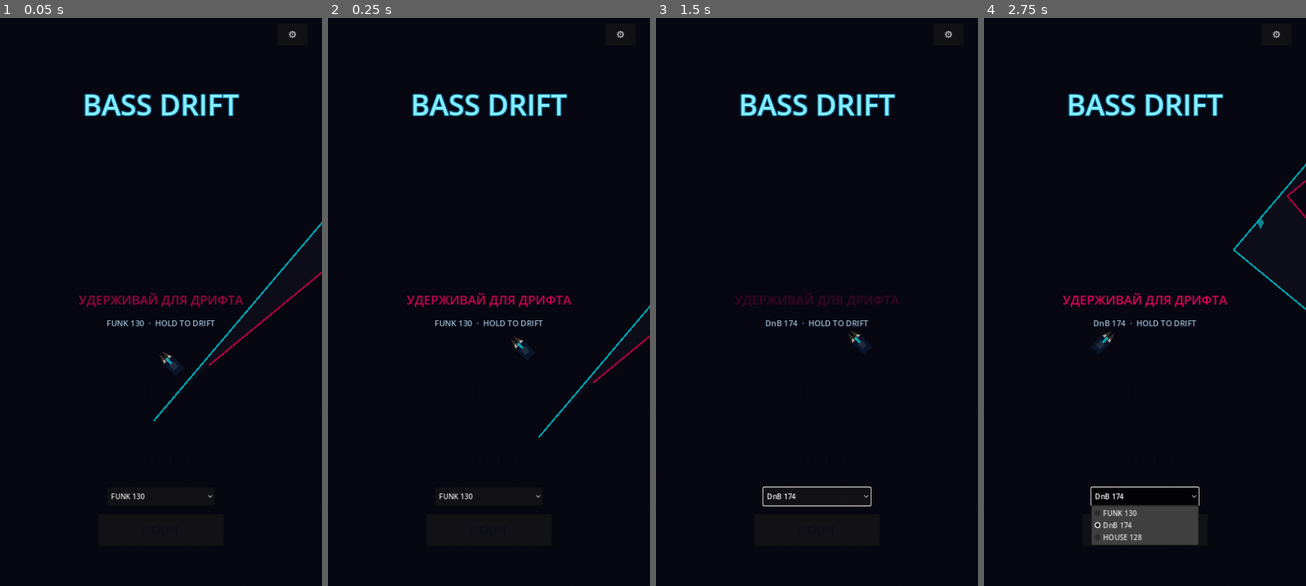
Above: before the commit, frames 1-4 (left to right).
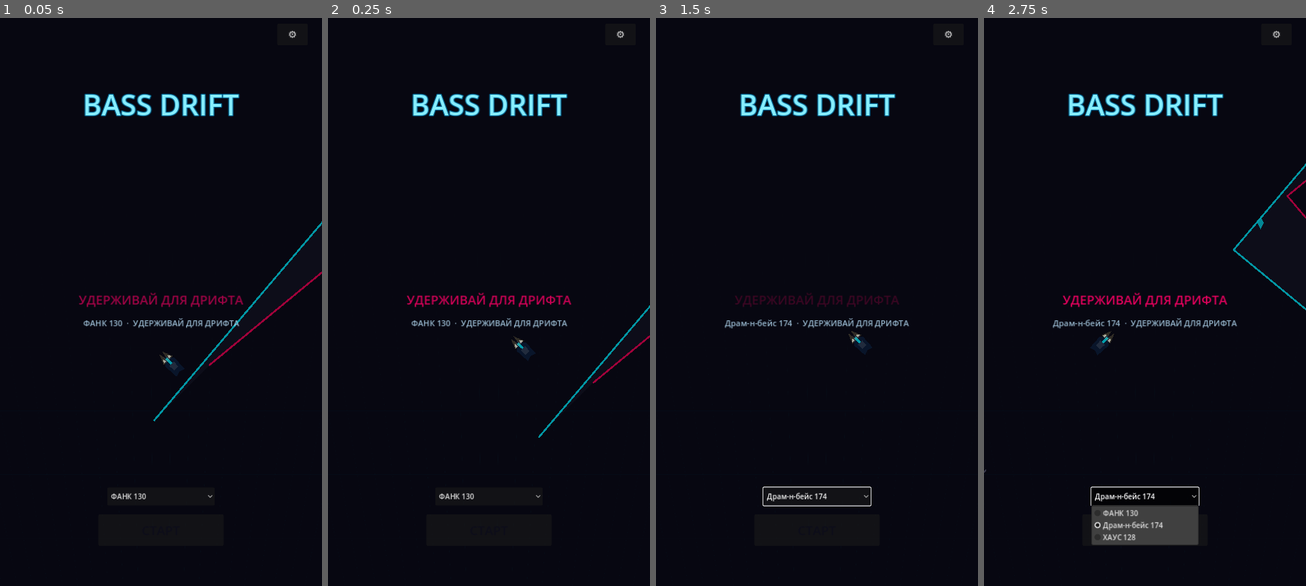
Above: after the commit, the same moments.

Repository: alekseevich47/bassdrift
Game: Godot game, scene res://scenes/Main.tscn
The game is run twice, just before and just after one commit, with the same random seed, the same clock (stepped at 60 frames per second) and the same inputs.
Inputs:
- Up to frame 1 (0.05 s): no input
- Up to frame 2 (0.25 s): no input
- Up to frame 3 (1.5 s): click "FUNK 130" (after the commit: "ФАНК 130") at 0.5 s; click "СТАРТ" at 1.25 s
- Up to frame 4 (2.75 s): click "DnB 174" (after the commit: "Драм-н-бейс 174") at 2 s

The runs differ from the first frame. In frame 1, 0.5% of the frame differs, in the area x 25-75%, y 52-85%; in frame 2, 0.5%; in frame 3, 0.6%; in frame 4, 0.9%, in the area x 0-79%, y 52-92%.

Commit message:
Fix RU UI strings and world-space skid marks
Localize all player-facing UI to Russian; parent skid Line2D under
SkidLayer so trails stay in world space; add ИДЕАЛЬНЫЙ ДРИФТ toast.

Co-authored-by: alekseevich47 <alekseevich47@users.noreply.github.com>

Diff:
--- a/autoload/GameState.gd
+++ b/autoload/GameState.gd
@@ -34,9 +34,9 @@
 ]
 
 const BPM_PRESETS := [
-	{"name": "FUNK 130", "bpm": 130.0},
-	{"name": "DnB 174", "bpm": 174.0},
-	{"name": "HOUSE 128", "bpm": 128.0},
+	{"name": "ФАНК 130", "bpm": 130.0},
+	{"name": "Драм-н-бейс 174", "bpm": 174.0},
+	{"name": "ХАУС 128", "bpm": 128.0},
 ]
 
 var selected_preset: int = 0
--- a/scenes/Main.tscn
+++ b/scenes/Main.tscn
@@ -58,6 +58,9 @@
 
 [node name="RoadManager" parent="." instance=ExtResource("3_road")]
 
+[node name="SkidLayer" type="Node2D" parent="."]
+z_index = -1
+
 [node name="Car" parent="." instance=ExtResource("4_car")]
 position = Vector2(360, 1000)
 
--- a/scenes/UI.tscn
+++ b/scenes/UI.tscn
@@ -74,7 +74,7 @@
 grow_vertical = 2
 theme_override_colors/font_color = Color(0.7, 0.85, 0.95, 0.85)
 theme_override_font_sizes/font_size = 18
-text = "FUNK 130"
+text = "ФАНК 130"
 horizontal_alignment = 1
 
 [node name="PresetOption" type="OptionButton" parent="StartScreen"]
@@ -160,8 +160,31 @@
 grow_horizontal = 2
 theme_override_colors/font_color = Color(1, 0.2, 0.45, 1)
 theme_override_font_sizes/font_size = 22
-text = "COMBO x2"
-horizontal_alignment = 1
+text = "КОМБО ×2"
+horizontal_alignment = 1
+
+[node name="PerfectToast" type="Label" parent="HUD"]
+visible = false
+layout_mode = 1
+anchors_preset = 8
+anchor_left = 0.5
+anchor_top = 0.5
+anchor_right = 0.5
+anchor_bottom = 0.5
+offset_left = -220.0
+offset_top = -80.0
+offset_right = 220.0
+offset_bottom = -20.0
+grow_horizontal = 2
+grow_vertical = 2
+theme_override_colors/font_color = Color(0, 0.94, 1, 1)
+theme_override_colors/font_outline_color = Color(0, 0.25, 0.4, 1)
+theme_override_constants/outline_size = 6
+theme_override_font_sizes/font_size = 32
+text = "ИДЕАЛЬНЫЙ ДРИФТ"
+horizontal_alignment = 1
+vertical_alignment = 1
+pivot_offset = Vector2(220, 30)
 
 [node name="GameOver" type="Control" parent="."]
 visible = false
@@ -193,7 +216,7 @@
 grow_horizontal = 2
 theme_override_colors/font_color = Color(1, 0.25, 0.5, 1)
 theme_override_font_sizes/font_size = 36
-text = "CRASH"
+text = "АВАРИЯ"
 horizontal_alignment = 1
 
 [node name="ScoreValue" type="Label" parent="GameOver"]
@@ -223,7 +246,7 @@
 grow_horizontal = 2
 theme_override_colors/font_color = Color(0.6, 0.8, 0.9, 1)
 theme_override_font_sizes/font_size = 22
-text = "BEST  0"
+text = "РЕКОРД  0"
 horizontal_alignment = 1
 
 [node name="PercentValue" type="Label" parent="GameOver"]
@@ -238,7 +261,7 @@
 grow_horizontal = 2
 theme_override_colors/font_color = Color(0.5, 0.75, 0.85, 1)
 theme_override_font_sizes/font_size = 20
-text = "0% TRACK"
+text = "0% ТРЕКА"
 horizontal_alignment = 1
 
 [node name="AgainButton" type="Button" parent="GameOver"]
@@ -300,7 +323,7 @@
 offset_bottom = 410.0
 grow_horizontal = 2
 theme_override_font_sizes/font_size = 28
-text = "SETTINGS"
+text = "НАСТРОЙКИ"
 horizontal_alignment = 1
 
 [node name="VolLabel" type="Label" parent="Settings"]
@@ -308,7 +331,7 @@
 offset_top = 440.0
 offset_right = 400.0
 offset_bottom = 470.0
-text = "Volume"
+text = "Громкость"
 
 [node name="VolumeSlider" type="HSlider" parent="Settings"]
 offset_left = 120.0
@@ -321,7 +344,7 @@
 offset_top = 540.0
 offset_right = 500.0
 offset_bottom = 570.0
-text = "Audio calib (ms)"
+text = "Калибровка звука (мс)"
 
 [node name="OffsetSlider" type="HSlider" parent="Settings"]
 offset_left = 120.0
@@ -336,7 +359,7 @@
 offset_top = 620.0
 offset_right = 300.0
 offset_bottom = 650.0
-text = "+0 ms"
+text = "+0 мс"
 
 [node name="Metronome" type="ColorRect" parent="Settings"]
 offset_left = 520.0
@@ -350,7 +373,7 @@
 offset_top = 700.0
 offset_right = 400.0
 offset_bottom = 730.0
-text = "Neon skins"
+text = "Неоновые скины"
 
 [node name="SkinBox" type="HBoxContainer" parent="Settings"]
 offset_left = 120.0
@@ -364,4 +387,4 @@
 offset_top = 860.0
 offset_right = 480.0
 offset_bottom = 920.0
-text = "CLOSE"
+text = "ЗАКРЫТЬ"
--- a/scripts/Car.gd
+++ b/scripts/Car.gd
@@ -28,16 +28,17 @@
 @onready var headlight_r: Polygon2D = $HeadlightR
 @onready var spark_particles: GPUParticles2D = $SparkTrail
 @onready var crash_particles: GPUParticles2D = $CrashBurst
-@onready var skid_root: Node2D = $SkidMarks
-
+
+## World-space parent for skid Line2D (must NOT rotate/move with the car).
+var skid_world: Node2D = null
 var _skid_left: Line2D
 var _skid_right: Line2D
 var _active_skids: Array[Dictionary] = []
 var _holding_skid: bool = false
+var _skids_built: bool = false
 
 
 func _ready() -> void:
-	_build_skid_emitters()
 	_apply_skin(GameState.get_skin_colors())
 	GameState.skin_changed.connect(_on_skin_changed)
 	spark_particles.emitting = false
@@ -49,6 +50,9 @@
 		_make_additive($HeadlightGlowL)
 	if has_node("HeadlightGlowR"):
 		_make_additive($HeadlightGlowR)
+	# Hide legacy child if present — skids live in world layer.
+	if has_node("SkidMarks"):
+		$SkidMarks.visible = false
 
 
 func _make_additive(node: CanvasItem) -> void:
@@ -91,17 +95,38 @@
 	crash_particles.process_material = cmat
 
 
+func set_skid_parent(parent: Node2D) -> void:
+	skid_world = parent
+	_build_skid_emitters()
+
+
 func _build_skid_emitters() -> void:
-	_skid_left = Line2D.new()
-	_skid_right = Line2D.new()
-	for line in [_skid_left, _skid_right]:
-		line.width = 3.0
-		line.default_color = Color(0.7, 0.7, 0.85, 0.55)
-		line.antialiased = true
-		line.begin_cap_mode = Line2D.LINE_CAP_ROUND
-		line.end_cap_mode = Line2D.LINE_CAP_ROUND
-		line.z_index = -1
-		skid_root.add_child(line)
+	if skid_world == null:
+		return
+	# Tear down previous emitters if rebinding
+	if _skid_left and is_instance_valid(_skid_left):
+		_skid_left.queue_free()
+	if _skid_right and is_instance_valid(_skid_right):
+		_skid_right.queue_free()
+	_clear_frozen_skids()
+
+	_skid_left = _make_skid_line()
+	_skid_right = _make_skid_line()
+	skid_world.add_child(_skid_left)
+	skid_world.add_child(_skid_right)
+	_skids_built = true
+
+
+func _make_skid_line() -> Line2D:
+	var line := Line2D.new()
+	line.width = 3.0
+	line.default_color = Color(0.7, 0.7, 0.85, 0.55)
+	line.antialiased = true
+	line.begin_cap_mode = Line2D.LINE_CAP_ROUND
+	line.end_cap_mode = Line2D.LINE_CAP_ROUND
+	line.z_index = -1
+	line.top_level = false
+	return line
 
 
 func _on_skin_changed(_idx: int) -> void:
@@ -113,9 +138,7 @@
 	cabin.color = colors[0].lightened(0.15)
 	headlight_l.color = colors[2]
 	headlight_r.color = colors[2]
-	# Accent outline via modulate on hull children feel
 	hull.modulate = Color(1, 1, 1, 1)
-	# Rebuild hull with accent edge as second poly if needed — keep simple
 	if has_node("AccentStripe"):
 		$AccentStripe.color = colors[1]
 
@@ -133,14 +156,28 @@
 	spark_particles.emitting = false
 	visible = true
 	modulate = Color.WHITE
-	for line in [_skid_left, _skid_right]:
-		line.clear_points()
 	_holding_skid = false
-	# Clear faded skids
-	for child in skid_root.get_children():
-		if child != _skid_left and child != _skid_right:
-			child.queue_free()
+	if _skid_left and is_instance_valid(_skid_left):
+		_skid_left.clear_points()
+	if _skid_right and is_instance_valid(_skid_right):
+		_skid_right.clear_points()
+	_clear_frozen_skids()
+
+
+func _clear_frozen_skids() -> void:
+	for entry in _active_skids:
+		var left: Line2D = entry.get("left")
+		var right: Line2D = entry.get("right")
+		if left and is_instance_valid(left):
+			left.queue_free()
+		if right and is_instance_valid(right):
+			right.queue_free()
 	_active_skids.clear()
+	# Also wipe any leftover children on the world layer (except active emitters)
+	if skid_world:
+		for child in skid_world.get_children():
+			if child != _skid_left and child != _skid_right:
+				child.queue_free()
 
 
 func set_road(r: Node2D) -> void:
@@ -165,17 +202,14 @@
 	_update_target_dir()
 	_detect_turn_edge()
 
-	# Velocity direction lerp
 	velocity_dir = velocity_dir.lerp(target_dir, clampf(VEL_LERP * delta, 0.0, 1.0)).normalized()
 	global_position += velocity_dir * BASE_SPEED * delta
 
-	# Visual slip: hull rotates faster toward target
 	var vel_angle := velocity_dir.angle()
 	var tgt_angle := target_dir.angle()
 	slip_angle = wrapf(tgt_angle - vel_angle, -PI, PI)
 
-	var hull_target := slip_angle
-	hull.rotation = lerp_angle(hull.rotation, hull_target, clampf(HULL_LERP * delta, 0.0, 1.0))
+	hull.rotation = lerp_angle(hull.rotation, slip_angle, clampf(HULL_LERP * delta, 0.0, 1.0))
 	rotation = vel_angle + PI * 0.5
 
 	_update_skids(delta)
@@ -188,7 +222,6 @@
 	if autopilot and road and road.has_method("get_autopilot_dir"):
 		target_dir = road.get_autopilot_dir(global_position)
 		return
-	# Finger up → LEFT, finger down → RIGHT
 	if finger_down:
 		target_dir = DIR_RIGHT
 	else:
@@ -203,16 +236,20 @@
 
 
 func _update_skids(delta: float) -> void:
+	if not _skids_built or skid_world == null:
+		return
+
 	var slipping := absf(slip_angle) > SKID_SLIP_THRESHOLD
 	if slipping and alive:
 		if not _holding_skid:
 			_holding_skid = true
 			_skid_left.clear_points()
 			_skid_right.clear_points()
+		# World-space points — skid_world stays at identity under Main.
 		var side := velocity_dir.orthogonal().normalized() * 8.0
-		_skid_left.add_point(skid_root.to_local(global_position - side))
-		_skid_right.add_point(skid_root.to_local(global_position + side))
-		# Cap point count
+		var gp := global_position
+		_skid_left.add_point(skid_world.to_local(gp - side))
+		_skid_right.add_point(skid_world.to_local(gp + side))
 		if _skid_left.get_point_count() > 80:
 			_skid_left.remove_point(0)
 			_skid_right.remove_point(0)
@@ -220,7 +257,6 @@
 		_holding_skid = false
 		_freeze_skid_pair()
 
-	# Fade frozen skids
 	var i := 0
 	while i < _active_skids.size():
 		var entry: Dictionary = _active_skids[i]
@@ -228,9 +264,11 @@
 		var a := 1.0 - float(entry["age"]) / SKID_FADE
 		var left: Line2D = entry["left"]
 		var right: Line2D = entry["right"]
-		if a <= 0.0:
-			left.queue_free()
-			right.queue_free()
+		if a <= 0.0 or not is_instance_valid(left) or not is_instance_valid(right):
+			if is_instance_valid(left):
+				left.queue_free()
+			if is_instance_valid(right):
+				right.queue_free()
 			_active_skids.remove_at(i)
 			continue
 		var col := Color(0.7, 0.7, 0.85, 0.55 * a)
@@ -243,17 +281,12 @@
 func _freeze_skid_pair() -> void:
 	if _skid_left.get_point_count() < 2:
 		return
-	var l := Line2D.new()
-	var r := Line2D.new()
-	for src_dst in [[_skid_left, l], [_skid_right, r]]:
-		var src: Line2D = src_dst[0]
-		var dst: Line2D = src_dst[1]
-		dst.width = 3.0
-		dst.default_color = Color(0.7, 0.7, 0.85, 0.55)
-		dst.antialiased = true
-		dst.z_index = -1
-		dst.points = src.points
-		skid_root.add_child(dst)
+	var l := _make_skid_line()
+	var r := _make_skid_line()
+	l.points = _skid_left.points
+	r.points = _skid_right.points
+	skid_world.add_child(l)
+	skid_world.add_child(r)
 	_active_skids.append({"left": l, "right": r, "age": 0.0})
 	_skid_left.clear_points()
 	_skid_right.clear_points()
@@ -281,7 +314,6 @@
 	spark_particles.emitting = false
 	Engine.time_scale = 0.25
 	crashed.emit()
-	# Slow-mo window then restore + game over
 	get_tree().create_timer(0.4, true, false, true).timeout.connect(_after_crash)
 
 
@@ -312,6 +344,5 @@
 func _score_tick(delta: float) -> void:
 	if autopilot or not alive or GameState.phase != GameState.Phase.PLAYING:
 		return
-	# Continuous drift score
 	var slip_bonus := 1.0 + absf(slip_angle) * 2.0
 	GameState.add_score(int(12.0 * delta * 60.0 * slip_bonus))
--- a/scripts/Main.gd
+++ b/scripts/Main.gd
@@ -5,6 +5,7 @@
 @onready var car: Node2D = $Car
 @onready var camera: Camera2D = $CameraJuice
 @onready var ui: CanvasLayer = $UI
+@onready var skid_layer: Node2D = $SkidLayer
 @onready var grid_bg: ColorRect = $ParallaxBG/NeonGrid
 @onready var world_env: WorldEnvironment = $WorldEnvironment
 @onready var glitch_rect: ColorRect = $GlitchLayer/GlitchRect
@@ -18,6 +19,7 @@
 	_setup_environment()
 	_setup_shaders()
 	car.set_road(road)
+	car.set_skid_parent(skid_layer)
 	camera.follow_target = car
 	car.autopilot = true
 	road.set_autopilot(true)
@@ -108,7 +110,8 @@
 
 
 func _on_perfect() -> void:
-	pass
+	if ui.has_method("show_perfect_toast"):
+		ui.show_perfect_toast()
 
 
 func _on_bass(energy: float) -> void:
--- a/scripts/UI.gd
+++ b/scripts/UI.gd
@@ -27,9 +27,11 @@
 @onready var skin_box: HBoxContainer = $Settings/SkinBox
 @onready var close_settings: Button = $Settings/CloseButton
 @onready var preset_option: OptionButton = $StartScreen/PresetOption
+@onready var perfect_toast: Label = $HUD/PerfectToast
 
 var _hint_pulse: float = 0.0
 var _metro_flash: float = 0.0
+var _perfect_timer: float = 0.0
 
 
 func _ready() -> void:
@@ -38,6 +40,9 @@
 	again_btn.pressed.connect(func(): restart_pressed.emit())
 	settings_btn.pressed.connect(_toggle_settings)
 	close_settings.pressed.connect(func(): settings_panel.visible = false)
+	if perfect_toast:
+		perfect_toast.visible = false
+		perfect_toast.modulate.a = 0.0
 
 	vol_slider.min_value = 0.0
 	vol_slider.max_value = 1.0
@@ -76,7 +81,7 @@
 
 func _refresh_bpm_label() -> void:
 	var p: Dictionary = GameState.BPM_PRESETS[GameState.selected_preset]
-	bpm_label.text = "%s  ·  HOLD TO DRIFT" % p["name"]
+	bpm_label.text = "%s  ·  УДЕРЖИВАЙ ДЛЯ ДРИФТА" % p["name"]
 
 
 func _build_skin_buttons() -> void:
@@ -111,6 +116,20 @@
 	score_label.text = "0"
 	combo_plaque.visible = false
 	progress_bar.value = 0.0
+	if perfect_toast:
+		perfect_toast.visible = false
+		perfect_toast.modulate.a = 0.0
+	_perfect_timer = 0.0
+
+
+func show_perfect_toast() -> void:
+	if perfect_toast == null:
+		return
+	perfect_toast.text = "ИДЕАЛЬНЫЙ ДРИФТ"
+	perfect_toast.visible = true
+	perfect_toast.modulate.a = 1.0
+	perfect_toast.scale = Vector2(1.15, 1.15)
+	_perfect_timer = 0.85
 
 
 func _on_score(s: int) -> void:
@@ -120,7 +139,7 @@
 func _on_combo(c: int) -> void:
 	if c >= 2:
 		combo_plaque.visible = true
-		combo_plaque.text = "COMBO x%d" % c
+		combo_plaque.text = "КОМБО ×%d" % c
 	else:
 		combo_plaque.visible = false
 
@@ -129,8 +148,8 @@
 	hud.visible = false
 	game_over_screen.visible = true
 	go_score.text = str(final_score)
-	go_best.text = "BEST  %d" % best
-	go_percent.text = "%d%% TRACK" % int(track_percent * 100.0)
+	go_best.text = "РЕКОРД  %d" % best
+	go_percent.text = "%d%% ТРЕКА" % int(track_percent * 100.0)
 	_build_skin_buttons()
 
 
@@ -144,7 +163,7 @@
 
 func _on_offset_changed(v: float) -> void:
 	GameState.set_audio_offset(v)
-	offset_value.text = "%+d ms" % int(v)
+	offset_value.text = "%+d мс" % int(v)
 
 
 func _on_beat(_idx: int, _is_drop: bool) -> void:
@@ -162,3 +181,12 @@
 	if settings_panel.visible:
 		_metro_flash = maxf(0.0, _metro_flash - delta * 4.0)
 		metronome.color = Color(0.0, 0.94, 1.0, _metro_flash)
+
+	if _perfect_timer > 0.0 and perfect_toast:
+		_perfect_timer -= delta
+		perfect_toast.scale = perfect_toast.scale.lerp(Vector2.ONE, clampf(delta * 10.0, 0.0, 1.0))
+		if _perfect_timer <= 0.25:
+			perfect_toast.modulate.a = maxf(0.0, _perfect_timer / 0.25)
+		if _perfect_timer <= 0.0:
+			perfect_toast.visible = false
+			perfect_toast.modulate.a = 0.0
